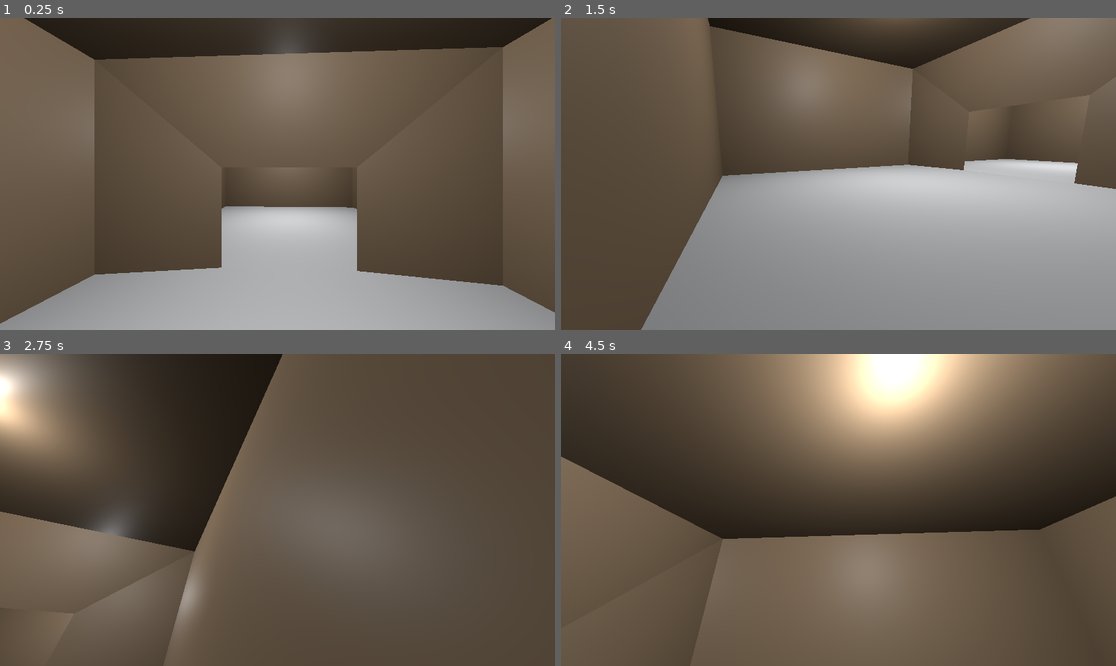
Above: before the commit, frames 1-4 (two rows, left to right).
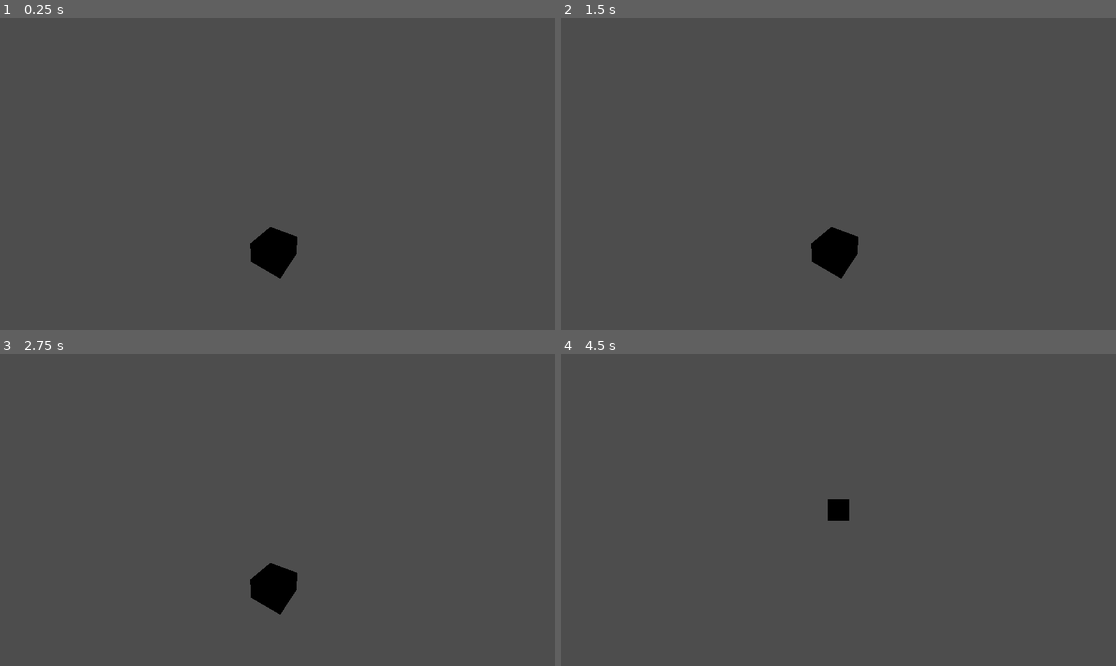
Above: after the commit, the same moments.

Repository: ThomasMcDonald904/Roguelike3DDust
Game: Godot game, scene res://world.tscn
Same seed, same stepped clock (60 frames per second), same inputs: the game is played once before the commit and once after it.
Inputs (mouse positions are in pixels of both pictures, inside the frame that each line leads up to):
- Up to frame 1 (0.25 s): no input
- Up to frame 2 (1.5 s): tap Enter (ui_accept) at 0.5, 0.77 s; move the mouse to (960, 158) at 0.52 s; hold D (right) 0.53-1.28 s; move the mouse to (727, 189) at 1.27 s; hold S (down) from 1.28 s (still down)
- Up to frame 3 (2.75 s): tap Enter (ui_accept) at 1.52 s; move the mouse to (333, 441) at 2.02 s; release S (down) at 2.03 s; hold D (right) from 2.03 s (still down)
- Up to frame 4 (4.5 s): tap Enter (ui_accept) at 2.75, 3.02, 3.77 s; move the mouse to (810, 572) at 2.77 s; release D (right) at 2.78 s; hold W (up) 2.78-3.53 s; move the mouse to (1005, 556) at 3.52 s; hold A (left) from 3.53 s (still down); tap Ctrl (DebugSwapCameras, bound only after the commit) at 4.15 s; move the mouse to (672, 463) at 4.27 s

The runs differ from the first frame. In frame 1, 66% of the frame differs, in the area x 0-100%, y 0-100%; in frame 2, 70%; in frame 3, 43%; in frame 4, 73%.
Error after the commit: Trying to assign a non-object value to a variable of type 'Room.gd'. (res://Scripts/RoomSpawner.gd:30)

Commit message:
Now generates very large dungeons
Sometimes overflows and creates weird bug

Diff:
--- a/Rooms/FourSides.tscn
+++ b/Rooms/FourSides.tscn
@@ -73,6 +73,7 @@
 
 [node name="FourSides" type="StaticBody3D" groups=["DoorB", "DoorF", "DoorL", "DoorR"]]
 script = ExtResource("1_7mxxr")
+generationWeight = 4
 
 [node name="Mesh" type="MeshInstance3D" parent="."]
 transform = Transform3D(2, 0, 0, 0, 0.191806, 0, 0, 0, 2, 0, 0, 0)
--- a/Rooms/IsomorphicOppositeDoor/OppositeDoorsFB.tscn
+++ b/Rooms/IsomorphicOppositeDoor/OppositeDoorsFB.tscn
@@ -76,6 +76,7 @@
 
 [node name="OppositeDoorsFB" type="StaticBody3D" groups=["DoorB", "DoorF", "WallL", "WallR"]]
 script = ExtResource("1_7efg2")
+generationWeight = 4
 
 [node name="Mesh" type="MeshInstance3D" parent="."]
 transform = Transform3D(2, 0, 0, 0, 0.191806, 0, 0, 0, 2, 0, 0, 0)
--- a/Rooms/IsomorphicOppositeDoor/OppositeDoorsLR.tscn
+++ b/Rooms/IsomorphicOppositeDoor/OppositeDoorsLR.tscn
@@ -76,6 +76,7 @@
 
 [node name="OppositeDoorsLR" type="StaticBody3D" groups=["DoorL", "DoorR", "WallB", "WallF"]]
 script = ExtResource("1_wvl4n")
+generationWeight = 4
 
 [node name="Mesh" type="MeshInstance3D" parent="."]
 transform = Transform3D(-8.74228e-08, 0, -2, 0, 0.191806, 0, 2, 0, -8.74228e-08, 0, 0, 0)
--- a/Rooms/IsomorphicThreeDoors/ThreeDoorsFRB.tscn
+++ b/Rooms/IsomorphicThreeDoors/ThreeDoorsFRB.tscn
@@ -76,6 +76,7 @@
 
 [node name="ThreeDoorsFRB" type="StaticBody3D" groups=["DoorB", "DoorF", "DoorR", "WallL"]]
 script = ExtResource("1_n8s1t")
+generationWeight = 4
 
 [node name="Mesh" type="MeshInstance3D" parent="."]
 transform = Transform3D(-8.74228e-08, 0, -2, 0, 0.191806, 0, 2, 0, -8.74228e-08, 0, 0, 0)
--- a/Rooms/IsomorphicTwoDoors/TwoDoorsBL.tscn
+++ b/Rooms/IsomorphicTwoDoors/TwoDoorsBL.tscn
@@ -76,6 +76,7 @@
 
 [node name="TwoDoorsBL" type="StaticBody3D" groups=["DoorB", "DoorL", "WallF", "WallR"]]
 script = ExtResource("1_gha1v")
+generationWeight = 3
 
 [node name="Mesh" type="MeshInstance3D" parent="."]
 transform = Transform3D(-2, 0, 1.74846e-07, 0, 0.191806, 0, -1.74846e-07, 0, -2, 0, 0, 0)
--- a/Rooms/IsomorphicTwoDoors/TwoDoorsBR.tscn
+++ b/Rooms/IsomorphicTwoDoors/TwoDoorsBR.tscn
@@ -76,6 +76,7 @@
 
 [node name="TwoDoorsBR" type="StaticBody3D" groups=["DoorB", "DoorR", "WallF", "WallL"]]
 script = ExtResource("1_5py6h")
+generationWeight = 3
 
 [node name="Mesh" type="MeshInstance3D" parent="."]
 transform = Transform3D(-8.74228e-08, 0, 2, 0, 0.191806, 0, -2, 0, -8.74228e-08, 0, 0, 0)
--- a/Rooms/IsomorphicTwoDoors/TwoDoorsFL.tscn
+++ b/Rooms/IsomorphicTwoDoors/TwoDoorsFL.tscn
@@ -76,6 +76,7 @@
 
 [node name="TwoDoorsFL" type="StaticBody3D" groups=["DoorF", "DoorL", "WallB", "WallR"]]
 script = ExtResource("1_d7ukv")
+generationWeight = 3
 
 [node name="Mesh" type="MeshInstance3D" parent="."]
 transform = Transform3D(-8.74228e-08, 0, -2, 0, 0.191806, 0, 2, 0, -8.74228e-08, 0, 0, 0)
--- a/Rooms/IsomorphicTwoDoors/TwoDoorsFR.tscn
+++ b/Rooms/IsomorphicTwoDoors/TwoDoorsFR.tscn
@@ -76,6 +76,7 @@
 
 [node name="TwoDoorsFR" type="StaticBody3D" groups=["DoorF", "DoorR", "WallB", "WallL"]]
 script = ExtResource("1_n4rbb")
+generationWeight = 3
 
 [node name="Mesh" type="MeshInstance3D" parent="."]
 transform = Transform3D(2, 0, 0, 0, 0.191806, 0, 0, 0, 2, 0, 0, 0)
--- a/Scripts/Grid.gd
+++ b/Scripts/Grid.gd
@@ -22,6 +22,11 @@
 			row_buffer.append(null)
 		grid.append(row_buffer)
 
+func clear_grid():
+	for row in grid:
+		for item in row:
+			item = null
+
 func set_position_in_grid(grid_position: Vector2, room: Room):
 	# Returns false if couldn't place room because: Reached boundaries or room already there
 	var translatedX = grid_position.x + centerX
@@ -38,6 +43,10 @@
 func get_room_at_position(grid_position: Vector2):
 	var translatedX = grid_position.x + centerX
 	var translatedY = grid_position.y * -1 + centerY
+
+	if translatedX + 1 >= x_size or translatedY + 1 >= y_size:
+		return false
+
 	return grid[translatedY][translatedX]
 
 func get_grid():
@@ -49,5 +58,7 @@
 			if item != null:
 				var world_position_x = item.get_grid_position().x * item.get_node("Mesh").scale.x * 2
 				var world_position_y = item.get_grid_position().y * item.get_node("Mesh").scale.z * 2
+				container.remove_child(item)
+				container.add_child(item)
 				item.set_global_position(Vector3(world_position_x, 0, world_position_y))
-				container.add_child(item)
+				item.visible = true
--- a/Scripts/Room.gd
+++ b/Scripts/Room.gd
@@ -4,9 +4,12 @@
 
 var grid_position = Vector2(0, 0)
 
+@export_range(1, 4) var generationWeight = 1
+
 func _ready():
-	if get_parent().name != "RoomCache":
-		visible = true
+#	if get_parent().name != "RoomCache":
+#		visible = true
+	pass
 
 func get_side_type(side: String) -> String:
 	match side:
@@ -43,3 +46,6 @@
 			"DoorB":
 				neighbor_grid_positions.append(get_grid_position() + Vector2(0, -1))
 	return neighbor_grid_positions
+
+func get_generation_weight():
+	return generationWeight
--- a/Scripts/RoomSpawner.gd
+++ b/Scripts/RoomSpawner.gd
@@ -1,8 +1,8 @@
 extends Node3D
 
-const MAX_ROOM_SPAWN = 6
+const MAX_ROOM_SPAWN = 50
+var grid: Grid = Grid.new(20, 20)
 
-var grid: Grid = Grid.new(20, 20)
 
 var side_directions = {
 	"front": Vector2(0, 1),
@@ -12,36 +12,48 @@
 }
 
 func _ready():
-	var initial_room: Room = $"../RoomCache".get_children().pick_random().duplicate()
-	initial_room.set_grid_position(grid, Vector2(0, 0))
-	print(initial_room.get_accessible_neighbors())
-	for valid_neighbor_position in initial_room.get_accessible_neighbors():
-		var debug_list = []
-		var sets = []
-		for direction in side_directions:
-			var side_type_check_room: Room = grid.get_room_at_position(side_directions[direction] + valid_neighbor_position)
-			if side_type_check_room == null:
-				var type_choice = ["Wall", "Door"].pick_random()
-				debug_list.append([type_choice, direction])
-				sets.append(create_set_for_direction(type_choice, direction))
-			else:
-				debug_list.append([side_type_check_room, direction])
-				sets.append(create_set_for_direction_and_room(direction, side_type_check_room))
-		var possible_rooms = intersect_arrays(sets[0], sets[1], sets[2], sets[3])
-#			print("-> ", sets[0], "\n", "-> ", sets[1], "\n", "-> ", sets[2], "\n", "-> ", sets[3], "\n")
-#			print(possible_rooms)
-		print(valid_neighbor_position, " ", debug_list)
-		var chosen_room: Room = possible_rooms.pick_random()
-		var to_add = chosen_room.duplicate()
-		to_add.set_grid_position(grid, valid_neighbor_position)
-	print("\n", "-----------------", "\n")
-	grid.spawn_grid(self)
+	while get_child_count() < MAX_ROOM_SPAWN:
+		grid.clear_grid()
+		for child in get_children():
+			child.queue_free()
+		print("trying")
+		var initial_room: Room = pick_random_with_bias($"../RoomCache".get_children()).duplicate()
+		initial_room.set_grid_position(grid, Vector2(0, 0))
+		var rooms_to_spawn = [initial_room]
+		var spawn_counter = 0
+		for room_to_generate in rooms_to_spawn:
+			for valid_neighbor_position in room_to_generate.get_accessible_neighbors():
+				if grid.get_room_at_position(valid_neighbor_position) == null:
+					if grid.get_room_at_position(valid_neighbor_position) != false:
+						var sets = []
+						for direction in side_directions:
+							var side_type_check_room: Room = grid.get_room_at_position(side_directions[direction] + valid_neighbor_position)
+							if side_type_check_room == null:
+								var type_choice = ["Wall", "Door"].pick_random()
+								sets.append(create_set_for_direction(type_choice, direction))
+							else:
+								sets.append(create_set_for_direction_and_room(direction, side_type_check_room))
+						var possible_rooms = intersect_arrays(sets[0], sets[1], sets[2], sets[3])
+						var chosen_room = pick_random_with_bias(possible_rooms).duplicate()
+						chosen_room.set_grid_position(grid, valid_neighbor_position)
+						spawn_counter += 1
+						rooms_to_spawn.append(chosen_room)
+			if spawn_counter >= MAX_ROOM_SPAWN:
+				break
+		grid.spawn_grid(self)
 	$"../RoomCache".queue_free()
 
 
 func _process(_delta):
 	if Input.is_action_just_released("DebugKey"):
 		get_tree().reload_current_scene()
+	if Input.is_action_just_pressed("DebugSwapCameras"):
+		var cameras = get_tree().get_nodes_in_group("Cameras")
+		var current_cam_index = cameras.find(get_viewport().get_camera_3d())
+		if current_cam_index + 1 >= cameras.size():
+			cameras[0].make_current()
+		else:
+			cameras[current_cam_index + 1].make_current()
 
 
 
@@ -104,6 +116,15 @@
 			var side_type = room_to_check.get_side_type("back")
 			return create_set_for_direction(side_type, "front")
 
+func pick_random_with_bias(elements: Array) -> Room:
+	var weighted_elements = []
+
+	for element in elements:
+		for i in range(element.get_generation_weight()):
+			weighted_elements.append(element)
+
+	return weighted_elements.pick_random()
+
 
 #func spawnRoomToDoor(room, room_door_index: int, mother_room, mother_room_door_index: int):
 #    room.set_global_position(Vector3(0,0,0))
--- a/player.tscn
+++ b/player.tscn
@@ -8,7 +8,7 @@
 
 [sub_resource type="CapsuleShape3D" id="CapsuleShape3D_65q0t"]
 radius = 0.2
-height = 1.0
+height = 0.80424
 
 [node name="Player" type="CharacterBody3D"]
 script = ExtResource("1_ac7lh")
@@ -19,5 +19,4 @@
 [node name="CollisionShape3D" type="CollisionShape3D" parent="."]
 shape = SubResource("CapsuleShape3D_65q0t")
 
-[node name="Camera" type="Camera3D" parent="."]
-current = true
+[node name="Camera" type="Camera3D" parent="." groups=["Cameras"]]
--- a/project.godot
+++ b/project.godot
@@ -42,3 +42,8 @@
 "events": [Object(InputEventKey,"resource_local_to_scene":false,"resource_name":"","device":-1,"window_id":0,"alt_pressed":false,"shift_pressed":false,"ctrl_pressed":false,"meta_pressed":false,"pressed":false,"keycode":0,"physical_keycode":96,"key_label":0,"unicode":96,"echo":false,"script":null)
 ]
 }
+DebugSwapCameras={
+"deadzone": 0.5,
+"events": [Object(InputEventKey,"resource_local_to_scene":false,"resource_name":"","device":-1,"window_id":0,"alt_pressed":false,"shift_pressed":false,"ctrl_pressed":false,"meta_pressed":false,"pressed":false,"keycode":0,"physical_keycode":4194326,"key_label":0,"unicode":0,"echo":false,"script":null)
+]
+}
--- a/world.tscn
+++ b/world.tscn
@@ -12,8 +12,12 @@
 [node name="Player" parent="." instance=ExtResource("2_u4rf6")]
 transform = Transform3D(-0.99863, 0, -0.052336, 0, 1, 0, 0.052336, 0, -0.99863, 0, 1.45475, 0)
 
-[node name="Camera3D" type="Camera3D" parent="."]
+[node name="Camera3D" type="Camera3D" parent="." groups=["Cameras"]]
 transform = Transform3D(0.8479, -0.112061, 0.518177, 0.00859209, 0.980182, 0.197915, -0.530086, -0.16336, 0.832059, 7.95607, 13.0915, 12.2726)
+current = true
 fov = 96.2
 
 [node name="RoomCache" parent="." instance=ExtResource("3_k6uph")]
+
+[node name="Camera3D2" type="Camera3D" parent="." groups=["Cameras"]]
+transform = Transform3D(1, 0, 0, 0, -4.37114e-08, 1, 0, -1, -4.37114e-08, 0, 39.4782, 0)
